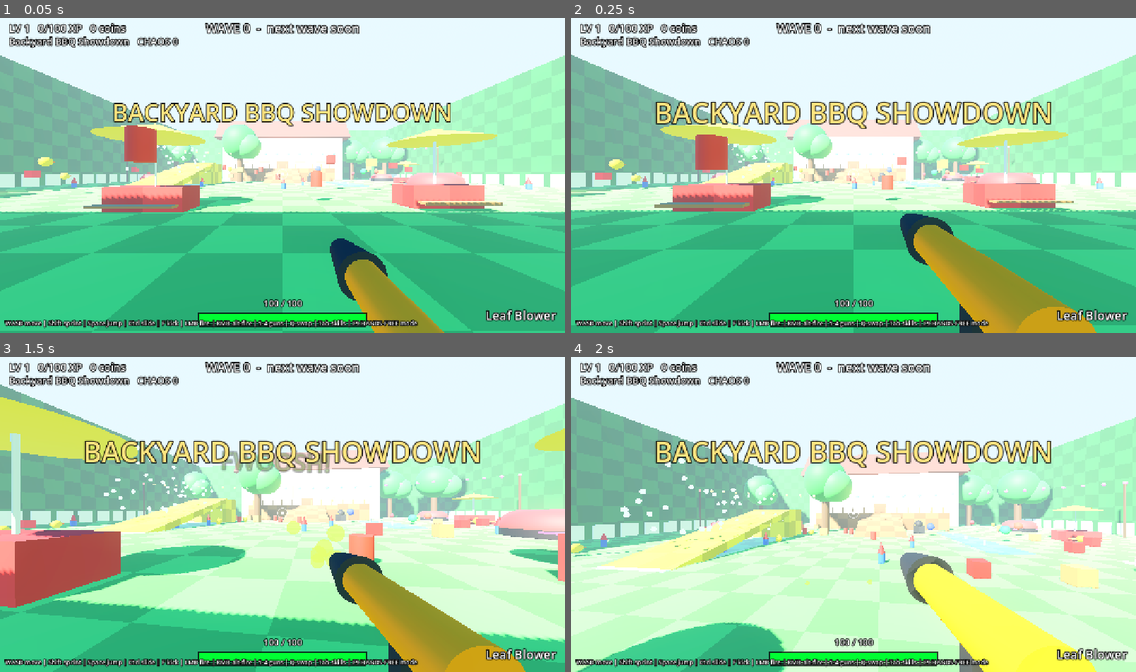
Above: before the commit, frames 1-4 (two rows, left to right).
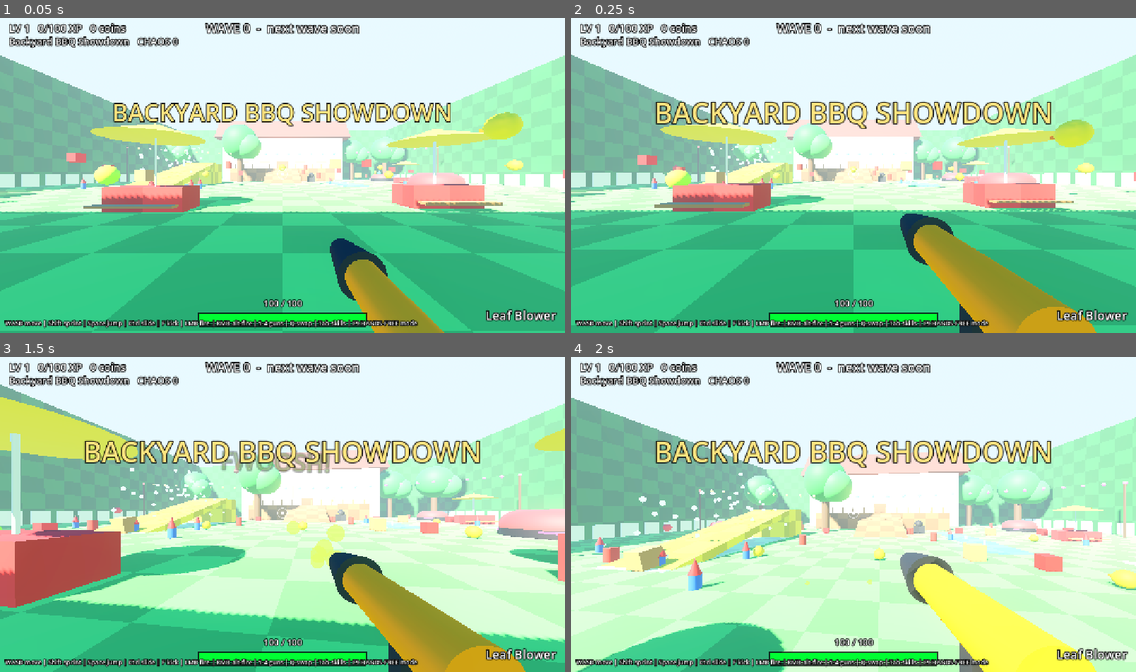
Above: after the commit, the same moments.

Repository: jopolko/gaze-lab
Game: Godot game, scene res://scenes/MainLevel.tscn
Same seed, same stepped clock (60 frames per second), same inputs: the game is played once before the commit and once after it.
Inputs (mouse positions are in pixels of both pictures, inside the frame that each line leads up to):
- Up to frame 1 (0.05 s): no input
- Up to frame 2 (0.25 s): no input
- Up to frame 3 (1.5 s): tap Enter at 0.5 s; move the mouse to (310, 511) at 0.52 s; hold Space (jump) 0.53-1.28 s; hold W (move_forward) from 0.53 s (still down); click (310, 511) at 0.67 s; move the mouse to (254, 514) at 1.27 s; right-click (254, 514) at 1.35 s; click (254, 514) at 1.42 s
- Up to frame 4 (2 s): keep holding W (move_forward); tap Space (jump) at 1.52, 1.55, 1.82 s

The runs differ from the first frame. In frame 1, 3.0% of the frame differs, in the area x 0-100%, y 29-62%; in frame 2, 2.9%; in frame 3, 2.5%; in frame 4, 4.1%, in the area x 0-100%, y 32-75%.

Commit message:
Soft sound effects in the key of the music (A minor pentatonic), music dips under effects, music files always revalidate

Diff:
--- a/godot/scripts/AudioHooks.gd
+++ b/godot/scripts/AudioHooks.gd
@@ -18,33 +18,30 @@
 func _ready() -> void:
 	process_mode = Node.PROCESS_MODE_ALWAYS
 	DhMusic.ensure_buses()
-	# wave: 0 sine, 1 square, 2 saw, 3 noise
-	_streams[&"squawk"] = _wav(_synth(700.0, 320.0, 0.28, 2, 0.35, 0.12, 0.05, 1.5))
-	_streams[&"pop"] = _wav(_synth(420.0, 70.0, 0.14, 0, 0.7, 0.0, 0.0, 2.5))
-	_streams[&"squeak"] = _wav(_synth(1300.0, 2400.0, 0.2, 0, 0.35, 0.05, 0.0, 1.2))
-	_streams[&"bonk"] = _wav(_synth(170.0, 55.0, 0.22, 0, 0.8, 0.0, 0.25, 3.0))
-	_streams[&"whoosh"] = _wav(_synth(900.0, 200.0, 0.22, 3, 0.35, 0.0, 1.0, 1.0))
-	_streams[&"yeet"] = _wav(_synth(300.0, 1000.0, 0.4, 1, 0.25, 0.08, 0.0, 1.5))
-	_streams[&"thwup"] = _wav(_synth(260.0, 90.0, 0.12, 0, 0.8, 0.0, 0.2, 2.0))
-	_streams[&"boing"] = _wav(_synth(180.0, 620.0, 0.4, 0, 0.45, 0.15, 0.0, 1.2))
-	_streams[&"honk"] = _wav(_synth(420.0, 360.0, 0.3, 1, 0.22, 0.03, 0.05, 1.2))
-	_streams[&"hurt"] = _wav(_synth(320.0, 70.0, 0.25, 2, 0.4, 0.0, 0.2, 2.0))
-	_streams[&"boom"] = _wav(_synth(130.0, 35.0, 0.55, 0, 0.9, 0.0, 0.55, 2.2))
-	_streams[&"coin"] = _wav(_cat([_synth(1250.0, 1250.0, 0.05, 0, 0.35, 0.0, 0.0, 0.5), _synth(1850.0, 1850.0, 0.12, 0, 0.35, 0.0, 0.0, 1.5)]))
-	_streams[&"gong"] = _wav(_synth(196.0, 188.0, 1.1, 0, 0.55, 0.07, 0.0, 1.6))
-	_streams[&"thwack"] = _wav(_synth(320.0, 90.0, 0.16, 3, 0.5, 0.0, 0.7, 3.0))
-	_streams[&"bell"] = _wav(_cat([_synth(1900.0, 1900.0, 0.12, 0, 0.4, 0.0, 0.0, 1.0), _synth(1500.0, 1500.0, 0.5, 0, 0.35, 0.03, 0.0, 2.2)]))
-	_streams[&"crowd"] = _wav(_synth(400.0, 700.0, 0.9, 3, 0.3, 0.0, 1.0, 0.8))
-	_streams[&"buff_boost"] = _wav(_cat([_synth(300.0, 1500.0, 0.2, 2, 0.22, 0.0, 0.2, 1.0), _synth(1900.0, 2300.0, 0.14, 0, 0.3, 0.0, 0.0, 1.8)]))
-	_streams[&"buff_shield"] = _wav(_cat([_synth(660.0, 660.0, 0.07, 0, 0.3, 0.05, 0.0, 0.6), _synth(990.0, 990.0, 0.07, 0, 0.3, 0.05, 0.0, 0.6), _synth(1320.0, 1320.0, 0.3, 0, 0.3, 0.12, 0.0, 1.8)]))
-	_streams[&"buff_mult"] = _wav(_cat([_synth(523.0, 523.0, 0.07, 1, 0.2, 0.0, 0.0, 0.8), _synth(659.0, 659.0, 0.07, 1, 0.2, 0.0, 0.0, 0.8), _synth(784.0, 784.0, 0.07, 1, 0.2, 0.0, 0.0, 0.8), _synth(1047.0, 1047.0, 0.07, 1, 0.2, 0.0, 0.0, 0.8), _synth(1568.0, 1568.0, 0.3, 1, 0.2, 0.0, 0.0, 1.6)]))
-	_streams[&"powerup"] = _wav(_synth(300.0, 1200.0, 0.3, 1, 0.22, 0.0, 0.0, 1.0))
-	_streams[&"levelup"] = _wav(_cat([
-		_synth(523.0, 523.0, 0.1, 1, 0.22, 0.0, 0.0, 0.8), _synth(659.0, 659.0, 0.1, 1, 0.22, 0.0, 0.0, 0.8),
-		_synth(784.0, 784.0, 0.1, 1, 0.22, 0.0, 0.0, 0.8), _synth(1047.0, 1047.0, 0.3, 1, 0.22, 0.0, 0.0, 1.5)]))
-	_streams[&"loot"] = _wav(_cat([
-		_synth(880.0, 880.0, 0.08, 0, 0.35, 0.0, 0.0, 0.6), _synth(1175.0, 1175.0, 0.08, 0, 0.35, 0.0, 0.0, 0.6),
-		_synth(1568.0, 1568.0, 0.25, 0, 0.35, 0.0, 0.0, 1.5)]))
+	# SOFT SOUNDS. Sine tones with a few gentle harmonics and a slow-ish attack, no square or saw, no hard clicks; every pitch is in A minor pentatonic (A C D E G), the key of
+	# the music, so an effect that lands on a note sounds like part of it. Notes: A3 220, C4 261.6, D4 293.7, E4 329.6, G4 392, A4 440, C5 523.3, D5 587.3, E5 659.3, G5 784, A5 880, C6 1047.
+	_streams[&"squawk"] = _wav(_tone(392.0, 329.6, 0.22, 0.4, 0.015, 2.5, 0.25))
+	_streams[&"pop"] = _wav(_mixp([_tone(329.6, 130.0, 0.12, 0.5, 0.004, 3.0), _tone(659.3, 659.3, 0.07, 0.12, 0.006, 3.0)]))
+	_streams[&"squeak"] = _wav(_tone(659.3, 784.0, 0.16, 0.25, 0.012, 2.0, 0.15))
+	_streams[&"bonk"] = _wav(_mixp([_tone(196.0, 82.0, 0.22, 0.6, 0.004, 3.0), _air(0.12, 0.05, 0.02, 0.25, 0.004, 3.0)]))
+	_streams[&"whoosh"] = _wav(_air(0.4, 0.02, 0.2, 0.55, 0.07, 1.6))
+	_streams[&"yeet"] = _wav(_tone(220.0, 440.0, 0.35, 0.32, 0.03, 1.8, 0.15))
+	_streams[&"thwup"] = _wav(_tone(220.0, 110.0, 0.12, 0.55, 0.005, 3.0))
+	_streams[&"boing"] = _wav(_tone(196.0, 392.0, 0.38, 0.4, 0.015, 1.8, 0.2))
+	_streams[&"honk"] = _wav(_tone(220.0, 220.0, 0.28, 0.32, 0.02, 1.6, 0.3, 0.12))
+	_streams[&"hurt"] = _wav(_mixp([_tone(220.0, 165.0, 0.32, 0.4, 0.01, 2.2, 0.15), _tone(110.0, 82.0, 0.3, 0.4, 0.01, 2.5)]))
+	_streams[&"boom"] = _wav(_mixp([_tone(90.0, 45.0, 0.55, 0.75, 0.006, 2.2), _air(0.5, 0.03, 0.01, 0.4, 0.006, 2.0)]))
+	_streams[&"coin"] = _wav(_cat([_tone(659.3, 659.3, 0.07, 0.34, 0.006, 2.0, 0.3, 0.1), _tone(880.0, 880.0, 0.22, 0.34, 0.006, 3.0, 0.3, 0.1)]))
+	_streams[&"gong"] = _wav(_tone(110.0, 108.0, 1.2, 0.55, 0.02, 1.4, 0.3, 0.0, [Vector2(2.76, 0.3), Vector2(5.4, 0.15)]))
+	_streams[&"thwack"] = _wav(_mixp([_tone(250.0, 100.0, 0.15, 0.5, 0.004, 3.0), _air(0.08, 0.1, 0.03, 0.3, 0.003, 3.0)]))
+	_streams[&"bell"] = _wav(_tone(880.0, 880.0, 0.7, 0.4, 0.008, 2.2, 0.0, 0.0, [Vector2(2.76, 0.25), Vector2(5.4, 0.1)]))
+	_streams[&"crowd"] = _wav(_air(0.9, 0.03, 0.08, 0.35, 0.2, 1.2))
+	_streams[&"buff_boost"] = _wav(_mixp([_air(0.35, 0.02, 0.22, 0.4, 0.05, 1.4), _tone(440.0, 880.0, 0.3, 0.3, 0.03, 1.6, 0.2)]))
+	_streams[&"buff_shield"] = _wav(_cat([_tone(440.0, 440.0, 0.08, 0.32, 0.008, 1.0, 0.25), _tone(523.3, 523.3, 0.08, 0.32, 0.008, 1.0, 0.25), _tone(659.3, 659.3, 0.3, 0.32, 0.008, 2.0, 0.25)]))
+	_streams[&"buff_mult"] = _wav(_cat([_tone(523.3, 523.3, 0.07, 0.3, 0.008, 1.0, 0.2), _tone(587.3, 587.3, 0.07, 0.3, 0.008, 1.0, 0.2), _tone(659.3, 659.3, 0.07, 0.3, 0.008, 1.0, 0.2), _tone(784.0, 784.0, 0.3, 0.3, 0.008, 2.0, 0.2)]))
+	_streams[&"powerup"] = _wav(_mixp([_tone(440.0, 880.0, 0.3, 0.3, 0.03, 1.4, 0.2), _tone(660.0, 1320.0, 0.3, 0.12, 0.05, 1.8)]))
+	_streams[&"levelup"] = _wav(_cat([_tone(440.0, 440.0, 0.1, 0.3, 0.008, 1.0, 0.25), _tone(523.3, 523.3, 0.1, 0.3, 0.008, 1.0, 0.25), _tone(659.3, 659.3, 0.1, 0.3, 0.008, 1.0, 0.25), _tone(880.0, 880.0, 0.4, 0.3, 0.008, 2.0, 0.25)]))
+	_streams[&"loot"] = _wav(_cat([_tone(659.3, 659.3, 0.08, 0.32, 0.006, 1.0, 0.3), _tone(880.0, 880.0, 0.08, 0.32, 0.006, 1.0, 0.3), _tone(1047.0, 1047.0, 0.28, 0.32, 0.006, 2.5, 0.3)]))
 
 	_build_new_voices.call_deferred()          # the big new sounds take a moment to build: one a frame, after the game is up
 
@@ -83,7 +80,7 @@
 		p3.max_distance = 90.0
 		p3.pitch_scale = randf_range(0.9, 1.15)
 		p3.bus = &"Master"
-		p3.volume_db = DhMusic.vol_db(DhMusic.vol_sfx)
+		p3.volume_db = DhMusic.vol_db(DhMusic.vol_sfx) + SFX_GAIN_DB
 		add_child(p3)
 		p3.global_position = world_pos
 		p3.play()
@@ -95,7 +92,7 @@
 			p.playback_type = AudioServer.PLAYBACK_TYPE_SAMPLE
 		p.pitch_scale = randf_range(0.95, 1.05)
 		p.bus = &"Master"
-		p.volume_db = DhMusic.vol_db(DhMusic.vol_sfx)
+		p.volume_db = DhMusic.vol_db(DhMusic.vol_sfx) + SFX_GAIN_DB
 		add_child(p)
 		p.play()
 		_free_later(p, stream, p.pitch_scale)
@@ -103,6 +100,7 @@
 
 var _voices: int = 0
 static var played: int = 0
+const SFX_GAIN_DB := 3.0          # the soft sounds are quieter than the old harsh ones: this brings them back up so they are still heard over the music
 ## ?samples: the browser plays the effects itself (its own low-latency sample playback) instead of the game mixing them: less delay, and less work for the game. Off unless asked for, to be tried on a phone.
 var _low_latency: bool = OS.has_feature("web") and str(JavaScriptBridge.eval("window.location.search")).contains("samples")
 
@@ -133,59 +131,88 @@
 			2: s = fmod(phase, TAU) / PI - 1.0
 			_: s = 0.0
 		s = lerpf(s, randf() * 2.0 - 1.0, noise_mix)
-		var env := pow(1.0 - u, decay) * minf(1.0, t * 200.0)
+		var env := pow(1.0 - u, decay) * minf(1.0, t * 100.0)
 		data.encode_s16(i * 2, int(clampf(s * env * vol, -1.0, 1.0) * 32767.0))
 	return data
 
 
 func _build_new_voices() -> void:
-	_streams[&"explosion"] = _wav(_mixp([
-		_voice(0.9, 95.0, 26.0, 0.6, Vector3(1, 0, 0), 0.0, 0.0, 0.0, 0.0, 0.0, 1.6, 0.8, 0.9),
-		_voice(0.9, 200.0, 200.0, 1.0, Vector3(0, 0, 0), 1.0, 0.55, 0.03, 0.0, 0.0, 2.2, 0.7, 0.7),
-		_voice(0.5, 900.0, 300.0, 1.0, Vector3(0, 0, 0), 1.0, 0.9, 0.2, 0.0, 0.0, 1.5, 3.0, 0.5)]))
-	await get_tree().process_frame
-	_streams[&"kaboom"] = _wav(_mixp([
-		_voice(1.5, 70.0, 20.0, 0.5, Vector3(1, 0, 0), 0.0, 0.0, 0.0, 0.0, 0.0, 2.0, 0.6, 1.0),
-		_voice(1.5, 200.0, 200.0, 1.0, Vector3(0, 0, 0), 1.0, 0.5, 0.015, 0.0, 0.0, 2.5, 0.55, 0.8),
-		_voice(0.7, 1400.0, 200.0, 1.0, Vector3(0, 0, 0), 1.0, 0.95, 0.15, 0.0, 0.0, 2.0, 3.0, 0.5)]))
-	await get_tree().process_frame
-	_streams[&"sproing"] = _wav(_voice(0.55, 170.0, 640.0, 0.7, Vector3(0.9, 0.2, 0), 0.0, 0.0, 0.0, 13.0, 5.5, 1.0, 1.3, 0.6))
-	await get_tree().process_frame
-	_streams[&"boing2"] = _wav(_voice(0.6, 700.0, 110.0, 0.8, Vector3(0.9, 0.15, 0), 0.0, 0.0, 0.0, 11.0, 6.0, 1.0, 1.1, 0.6))
-	await get_tree().process_frame
-	_streams[&"stretch"] = _wav(_voice(0.5, 110.0, 1000.0, 2.2, Vector3(0.4, 0.6, 0), 0.04, 0.5, 0.5, 8.0, 2.5, 1.3, 0.5, 0.45))
-	await get_tree().process_frame
-	_streams[&"snap"] = _wav(_mixp([
-		_voice(0.12, 2200.0, 350.0, 0.5, Vector3(1, 0, 0), 0.0, 0.0, 0.0, 0.0, 0.0, 1.5, 3.5, 0.6),
-		_voice(0.07, 200.0, 200.0, 1.0, Vector3(0, 0, 0), 1.0, 0.95, 0.9, 0.0, 0.0, 1.5, 4.0, 0.6)]))
-	await get_tree().process_frame
-	_streams[&"splat"] = _wav(_mixp([
-		_voice(0.4, 260.0, 55.0, 0.7, Vector3(0.7, 0.3, 0), 0.2, 0.6, 0.1, 22.0, 4.0, 1.5, 1.4, 0.7),
-		_voice(0.3, 300.0, 300.0, 1.0, Vector3(0, 0, 0), 1.0, 0.7, 0.08, 0.0, 0.0, 1.3, 1.6, 0.5)]))
-	await get_tree().process_frame
-	_streams[&"zap"] = _wav(_voice(0.28, 2400.0, 160.0, 0.5, Vector3(0.0, 1.0, 0.2), 0.0, 0.0, 0.0, 70.0, 3.0, 2.0, 1.6, 0.4))
-	await get_tree().process_frame
-	_streams[&"rumble"] = _wav(_mixp([
-		_voice(1.4, 48.0, 36.0, 1.0, Vector3(1, 0, 0), 0.0, 0.0, 0.0, 6.0, 1.2, 1.2, 0.7, 0.8),
-		_voice(1.4, 200.0, 200.0, 1.0, Vector3(0, 0, 0), 1.0, 0.7, 0.05, 0.0, 0.0, 1.5, 0.8, 0.5)]))
-	await get_tree().process_frame
-	_streams[&"blip"] = _wav(_voice(0.11, 880.0, 1500.0, 0.6, Vector3(0.8, 0.0, 0.2), 0.0, 0.0, 0.0, 0.0, 0.0, 1.0, 1.4, 0.4))
-	await get_tree().process_frame
-	# a speed pad: a rising whoosh with a bright tone riding up under it, loud enough to be felt as the push
-	_streams[&"pad_boost"] = _wav(_mixp([
-		_voice(0.75, 150.0, 1500.0, 2.0, Vector3(0.4, 0.6, 0), 0.0, 0.0, 0.0, 9.0, 1.5, 1.6, 0.9, 0.7),
-		_voice(0.75, 300.0, 300.0, 1.0, Vector3(0, 0, 0), 1.0, 0.15, 0.95, 0.0, 0.0, 1.4, 0.8, 0.6),
-		_voice(0.4, 90.0, 40.0, 0.6, Vector3(1, 0, 0), 0.0, 0.0, 0.0, 0.0, 0.0, 1.8, 1.5, 0.7)]))
-	await get_tree().process_frame
-	# a chime for each of the six molecules, on a pentatonic scale rising from the first to the last: you hear which one you took
+	_streams[&"explosion"] = _wav(_mixp([_tone(100.0, 35.0, 0.9, 0.8, 0.006, 1.8), _air(0.8, 0.04, 0.01, 0.55, 0.006, 1.8), _tone(55.0, 40.0, 0.9, 0.5, 0.01, 1.4)]))
+	await get_tree().process_frame
+	_streams[&"kaboom"] = _wav(_mixp([_tone(70.0, 30.0, 1.5, 0.85, 0.008, 1.5), _air(1.4, 0.03, 0.01, 0.6, 0.008, 1.4), _tone(45.0, 32.0, 1.5, 0.5, 0.01, 1.2)]))
+	await get_tree().process_frame
+	_streams[&"sproing"] = _wav(_tone(196.0, 587.3, 0.5, 0.42, 0.015, 1.6, 0.2))
+	await get_tree().process_frame
+	_streams[&"boing2"] = _wav(_tone(587.3, 165.0, 0.5, 0.42, 0.012, 1.6, 0.2))
+	await get_tree().process_frame
+	_streams[&"stretch"] = _wav(_mixp([_tone(130.0, 523.3, 0.5, 0.3, 0.05, 1.2, 0.15), _air(0.5, 0.02, 0.12, 0.15, 0.08, 1.2)]))
+	await get_tree().process_frame
+	_streams[&"snap"] = _wav(_mixp([_air(0.06, 0.25, 0.08, 0.4, 0.002, 3.5), _tone(784.0, 587.3, 0.06, 0.25, 0.003, 3.0)]))
+	await get_tree().process_frame
+	_streams[&"splat"] = _wav(_mixp([_tone(150.0, 60.0, 0.35, 0.55, 0.006, 2.4), _air(0.3, 0.08, 0.02, 0.35, 0.006, 2.4)]))
+	await get_tree().process_frame
+	_streams[&"zap"] = _wav(_tone(784.0, 330.0, 0.22, 0.28, 0.01, 2.0, 0.25))
+	await get_tree().process_frame
+	_streams[&"rumble"] = _wav(_mixp([_tone(55.0, 46.0, 1.3, 0.6, 0.06, 1.0), _air(1.3, 0.015, 0.01, 0.4, 0.08, 1.0)]))
+	await get_tree().process_frame
+	# the target tick: two soft notes, E5 then A5 (a rising fourth), short: heard on every look and every choice
+	_streams[&"blip"] = _wav(_cat([_tone(659.3, 659.3, 0.05, 0.26, 0.008, 1.2, 0.25), _tone(880.0, 880.0, 0.12, 0.26, 0.008, 3.0, 0.25)]))
+	await get_tree().process_frame
+	# a speed pad: a soft air riser, a tone climbing A3 to A4 under it, and a low push at the start
+	_streams[&"pad_boost"] = _wav(_mixp([_air(0.75, 0.02, 0.3, 0.55, 0.08, 1.3), _tone(220.0, 440.0, 0.75, 0.32, 0.06, 1.2, 0.2), _tone(82.0, 55.0, 0.4, 0.55, 0.01, 2.0)]))
+	await get_tree().process_frame
+	# a chime for each molecule, on the pentatonic scale rising from the first to the last: C5 D5 E5 G5 A5 C6
 	var notes := [523.25, 587.33, 659.25, 783.99, 880.0, 1046.5]
 	for i in 6:
 		var f: float = notes[i]
-		_streams[StringName("mol%d" % i)] = _wav(_mixp([
-			_voice(0.6, f, f, 1.0, Vector3(1, 0, 0), 0.0, 0.0, 0.0, 5.0, 0.3, 1.1, 1.6, 0.7),
-			_voice(0.5, f * 2.0, f * 2.0, 1.0, Vector3(1, 0, 0), 0.0, 0.0, 0.0, 0.0, 0.0, 1.0, 2.2, 0.35),
-			_voice(0.08, 3000.0, 1500.0, 1.0, Vector3(0, 0, 0), 1.0, 0.9, 0.5, 0.0, 0.0, 1.0, 4.0, 0.3)]))
+		_streams[StringName("mol%d" % i)] = _wav(_mixp([_tone(f, f, 0.7, 0.4, 0.008, 1.6, 0.3, 0.1), _tone(f * 2.0, f * 2.0, 0.5, 0.12, 0.008, 2.2)]))
 		await get_tree().process_frame
+
+
+## A soft tone: a sine gliding f0 to f1 (exponentially) with a second and third harmonic mixed in (h2, h3) and any extra partials (a list of Vector2(multiple of the pitch, strength)),
+## an attack of `att` seconds (never abrupt: that is what clicks) and an exponential decay. Ends in a short fade so nothing is cut off.
+func _tone(f0: float, f1: float, dur: float, vol: float, att: float = 0.012, dec: float = 2.5, h2: float = 0.0, h3: float = 0.0, extra: Array = []) -> PackedByteArray:
+	var n := int(RATE * dur)
+	var data := PackedByteArray()
+	data.resize(n * 2)
+	var phase := 0.0
+	var norm := 1.0 / (1.0 + h2 + h3 + _sum_x(extra))
+	for i in n:
+		var t := float(i) / RATE
+		var u := float(i) / float(n)
+		phase += TAU * f0 * pow(maxf(f1, 1.0) / maxf(f0, 1.0), u) / RATE
+		var sm := sin(phase) + h2 * sin(2.0 * phase) + h3 * sin(3.0 * phase)
+		for e: Vector2 in extra:
+			sm += e.y * sin(phase * e.x)
+		var env := exp(-dec * u * 5.0) * minf(1.0, t / maxf(att, 0.002)) * minf(1.0, (dur - t) / 0.01)
+		data.encode_s16(i * 2, int(clampf(sm * norm * env * vol, -1.0, 1.0) * 32767.0))
+	return data
+
+
+func _sum_x(extra: Array) -> float:
+	var t := 0.0
+	for e: Vector2 in extra:
+		t += e.y
+	return t
+
+
+## Soft air: noise smoothed by two low-pass stages (the coefficient moves lp0 to lp1: small is dark, larger is brighter), a slow attack and a decay. Whooshes, thumps' bodies, rumbles.
+func _air(dur: float, lp0: float, lp1: float, vol: float, att: float = 0.05, dec: float = 1.5) -> PackedByteArray:
+	var n := int(RATE * dur)
+	var data := PackedByteArray()
+	data.resize(n * 2)
+	var a := 0.0
+	var b := 0.0
+	for i in n:
+		var t := float(i) / RATE
+		var u := float(i) / float(n)
+		var c := lerpf(lp0, lp1, u)
+		a += ((randf() * 2.0 - 1.0) - a) * c
+		b += (a - b) * c
+		var gain := 1.0 / maxf(sqrt(c / (2.0 - c)) * 0.58, 0.02)          # brings the smoothed noise back up to about the same loudness at any coefficient
+		var env := exp(-dec * u * 5.0) * minf(1.0, t / maxf(att, 0.002)) * minf(1.0, (dur - t) / 0.01)
+		data.encode_s16(i * 2, int(clampf(b * gain * 0.35 * env * vol, -1.0, 1.0) * 32767.0))
+	return data
 
 
 ## A general voice: the pitch glides f0 to f1 along a curve, sine/saw/square mixed (`wave`), noise with a low-pass that sweeps lp0 to lp1 (0..1 coefficients), an FM wobble
@@ -209,7 +236,7 @@
 			lp += ((randf() * 2.0 - 1.0) - lp) * lerpf(lp0, lp1, u)
 			s += noise * lp * 2.0
 		s = tanh(s * drive) * norm
-		var env := exp(-decay * u * 5.0) * minf(1.0, t * 300.0)
+		var env := exp(-decay * u * 5.0) * minf(1.0, t * 100.0)
 		data.encode_s16(i * 2, int(clampf(s * env * vol, -1.0, 1.0) * 32767.0))
 	return data
 
--- a/godot/scripts/DhDirector.gd
+++ b/godot/scripts/DhDirector.gd
@@ -93,6 +93,7 @@
 	_base = str(JavaScriptBridge.eval("new URL('music/', document.baseURI).href")) if OS.has_feature("web") else ""
 	_age = 0.0
 	dbg = "music: starting"
+	Game.sfx_requested.connect(_on_sfx)
 
 
 func stop() -> void:
@@ -166,8 +167,15 @@
 	return p
 
 
+var _duck: float = 0.0
+
+
+func _on_sfx(_n: StringName, _p: Vector3) -> void:
+	_duck = 1.0          # every effect takes a little of the music's level for a moment, so it sits on top of it without being louder
+
+
 func _db(g: float) -> float:
-	return -80.0 if g < 0.003 else maxf(linear_to_db(g) + DhMusic.vol_db(DhMusic.vol_music), -80.0)
+	return -80.0 if g < 0.003 else maxf(linear_to_db(g * (1.0 - 0.28 * _duck)) + DhMusic.vol_db(DhMusic.vol_music), -80.0)
 
 
 func _play_track(key: String) -> void:
@@ -270,6 +278,7 @@
 	if _mix_t >= 0.1:
 		var d := _mix_t
 		_mix_t = 0.0
+		_duck = maxf(_duck - d * 4.0, 0.0)
 		var step := d / FADE_S
 		if mode == "track" and _cur_p != null:
 			_cur_g = minf(_cur_g + step, 1.0) if want_mode == "track" else maxf(_cur_g - step * 1.4, 0.0)
--- a/godot/tests/metrics_history.csv
+++ b/godot/tests/metrics_history.csv
@@ -32,3 +32,4 @@
 3,2,9,1,0.2,0.39,1500,77,8,75,9,0.54,0.3,1.4,0.99,39,133,101.3,3.6,79.5,0,0.16,2026-11-14 12:39:25
 3,2,9,1,0.2,0.39,1500,79,6,77,4,0.54,0.3,1.4,0.99,39,133,56.2,3.6,79.5,0,0.16,2026-11-14 13:02:20
 3,2,10,0,1.0,0.48,1500,85,1,73,4,0.54,0.3,1.4,0.99,39,133,75.2,3.6,79.5,0,0.16,2026-11-14 15:58:41
+8,2,5,0,1.0,0.44,1500,53,2,57,0,0.54,0.3,1.4,0.99,39,133,147.3,13.1,5633.1,1,0.14,2026-11-15 10:26:30
--- a/godot/tests/metrics_latest.json
+++ b/godot/tests/metrics_latest.json
@@ -1,25 +1,25 @@
 {
-  "faces_done": 3,
+  "faces_done": 8,
   "governor_tier_when_tracker_slow": 2,
-  "handsoff_barriers_passed": 10,
+  "handsoff_barriers_passed": 5,
   "handsoff_crashes": 0,
   "handsoff_engage_end": 1.0,
-  "handsoff_engage_mean": 0.48,
+  "handsoff_engage_mean": 0.44,
   "handsoff_metres": 1500,
-  "human_clean_barriers": 85,
-  "human_clean_crashes": 1,
-  "human_wrongpick_barriers": 73,
-  "human_wrongpick_crashes": 4,
+  "human_clean_barriers": 53,
+  "human_clean_crashes": 2,
+  "human_wrongpick_barriers": 57,
+  "human_wrongpick_crashes": 0,
   "intent_start_amt": 0.54,
   "rocking_reversals_per_100m": 0.3,
   "saccade_false_per_min": 1.4,
   "saccade_recall": 0.99,
   "saccade_retracted": 39,
   "saccade_spikes_rejected": 133,
-  "seconds": 75.2,
-  "sky_air_s": 3.6,
-  "sky_peak_m": 79.5,
-  "tests_failed": 0,
-  "twitch_steer_change_per_s": 0.16,
-  "when": "2026-11-14 15:58:41"
+  "seconds": 147.3,
+  "sky_air_s": 13.1,
+  "sky_peak_m": 5633.1,
+  "tests_failed": 1,
+  "twitch_steer_change_per_s": 0.14,
+  "when": "2026-11-15 10:26:30"
 }
--- /dev/null
+++ b/godot/tests/sfx_dump.gd
@@ -0,0 +1,17 @@
+extends Node
+## Renders every sound effect to a wav file (headless): godot --headless --path . res://tests/sfx_dump.tscn
+
+
+func _ready() -> void:
+	var ah := AudioHooks.new()
+	add_child(ah)
+	for i in 60:
+		await get_tree().process_frame
+	var out := OS.get_environment("SFX_OUT") if OS.get_environment("SFX_OUT") != "" else "C:/Users/josh/projects/gaze-lab-music-src/sfx"
+	DirAccess.make_dir_recursive_absolute(out)
+	for k in ah._streams:
+		var st := ah._streams[k] as AudioStreamWAV
+		if st != null:
+			st.save_to_wav("%s/%s.wav" % [out, String(k)])
+	print("saved ", ah._streams.size(), " sounds to ", out)
+	get_tree().quit()
--- /dev/null
+++ b/godot/tests/sfx_dump.tscn
@@ -0,0 +1,6 @@
+[gd_scene load_steps=2 format=3]
+
+[ext_resource type="Script" path="res://tests/sfx_dump.gd" id="1"]
+
+[node name="MusicProbe" type="Node"]
+script = ExtResource("1")
Binary file changed: godot/tests/metrics_history.handsoff.translation
Binary file changed: godot/tests/metrics_history.human.translation
Binary file changed: godot/tests/metrics_history.saccade.translation
Binary file changed: godot/tests/metrics_history.seconds.translation
Binary file changed: godot/tests/metrics_history.sky.translation
Binary file changed: godot/tests/metrics_history.tests.translation
Binary file changed: godot/tests/metrics_history.when.translation
Not shown, added: godot/tests/sfx_dump.gd.uid
